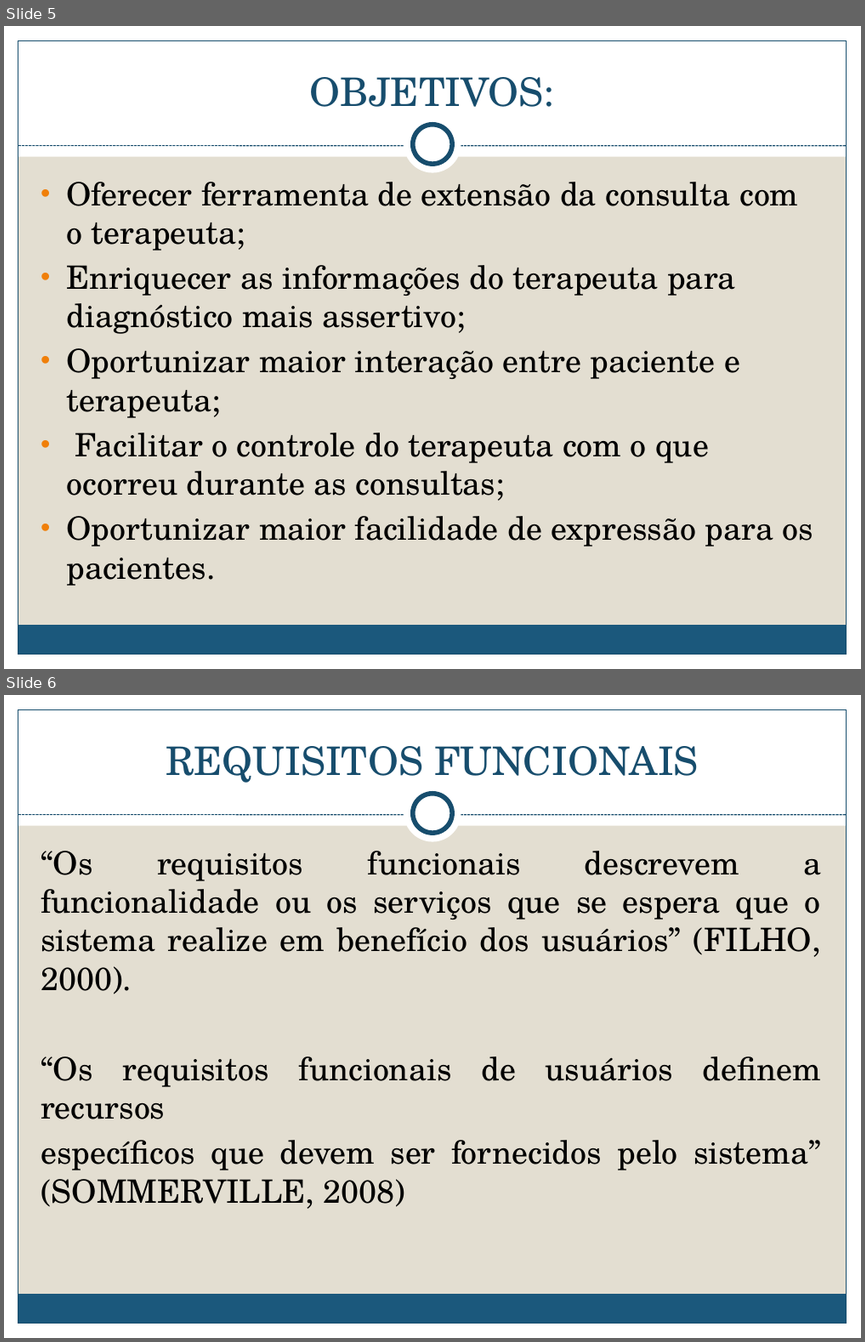
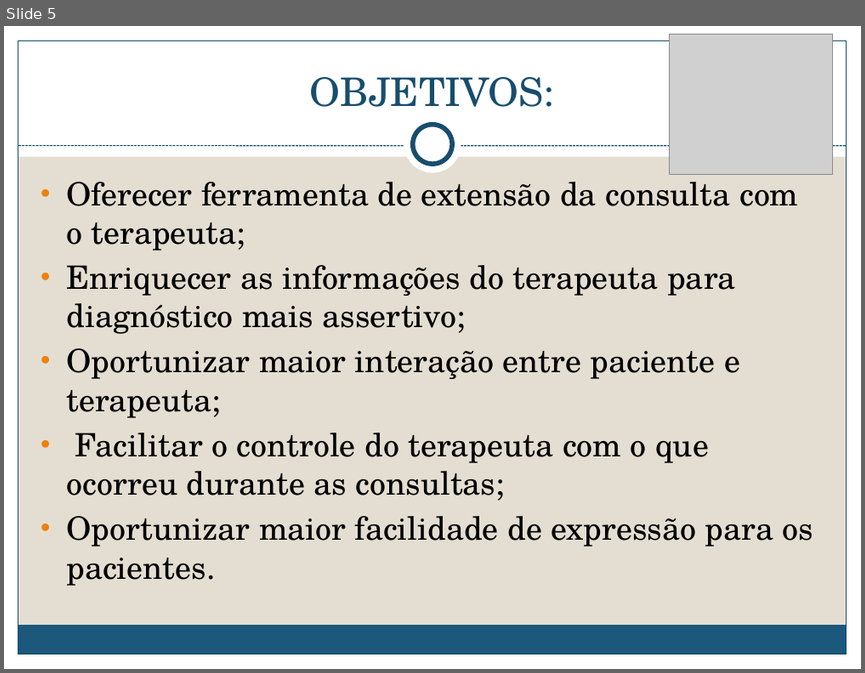
Before and after one commit to jhenitmj/PSIQ, a slide deck: DocumentoPSIQ/PSIQ.pptx. Shown one above the other, each under a label of ours: slides 5 and 6 before the commit, slide 5 after it. The pictures are 865x1342 and 865x673 pixels, drawn with LibreOffice and Linux fonts; fonts in the diff are those of the drawing; grey boxes stand for pictures. Boxes give left, top, right and bottom in pixels: in the first picture for what was removed or moved away, otherwise in the second. Text is boxed around its words. In the diff, an @@ line names an element or a change of style, - is before the commit and + after.

```diff
--- a/DocumentoPSIQ/PSIQ.pptx
+++ b/DocumentoPSIQ/PSIQ.pptx
@@ slide 6 removed at [4, 695, 861, 1338], background #E3DED1; not listed: 9 template elements that a slide beside it also shows @@
@@ title removed at [166, 746, 698, 783] @@
-REQUISITOS FUNCIONAIS
@@ text removed at [41, 851, 821, 1208] @@
-“Os requisitos funcionais descrevem a funcionalidade ou os serviços que se espera que o sistema realize em benefício dos usuários” (FILHO, 2000).
-“Os requisitos funcionais de usuários definem recursos
-específicos que devem ser fornecidos pelo sistema” (SOMMERVILLE, 2008)
@@ slide 5 changed as well @@
@@ picture added at [669, 34, 832, 174] @@
```
Also in this commit, not shown: 8 other slides changed, 3 slides added, 2 other slides removed.
